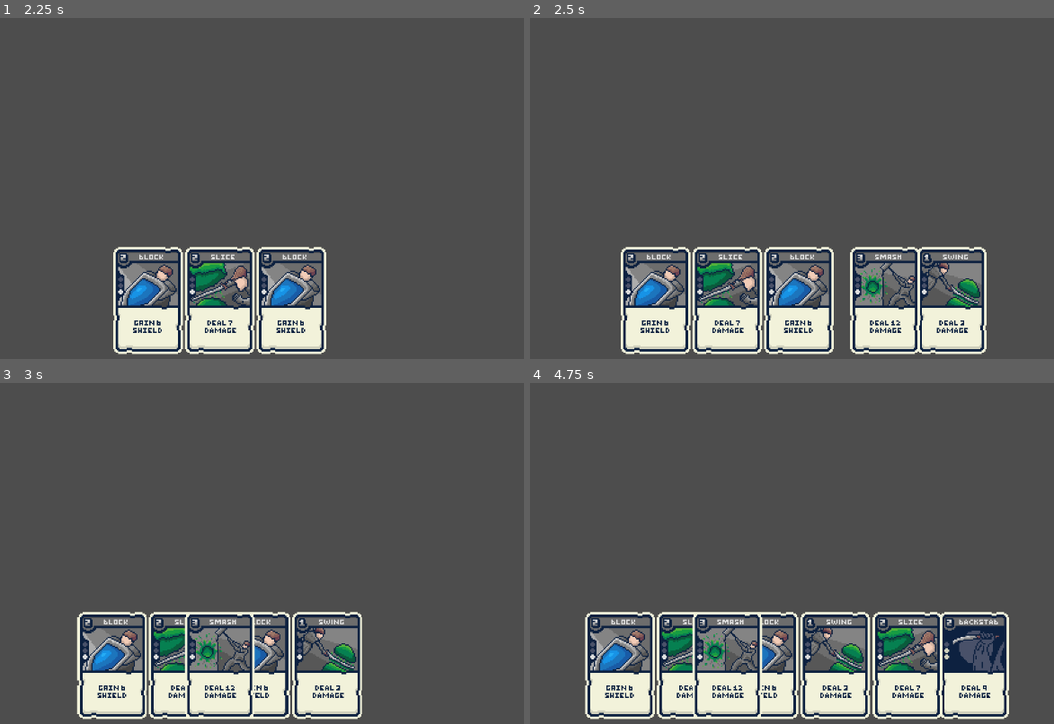
Above: before the commit, frames 1-4 (two rows, left to right).
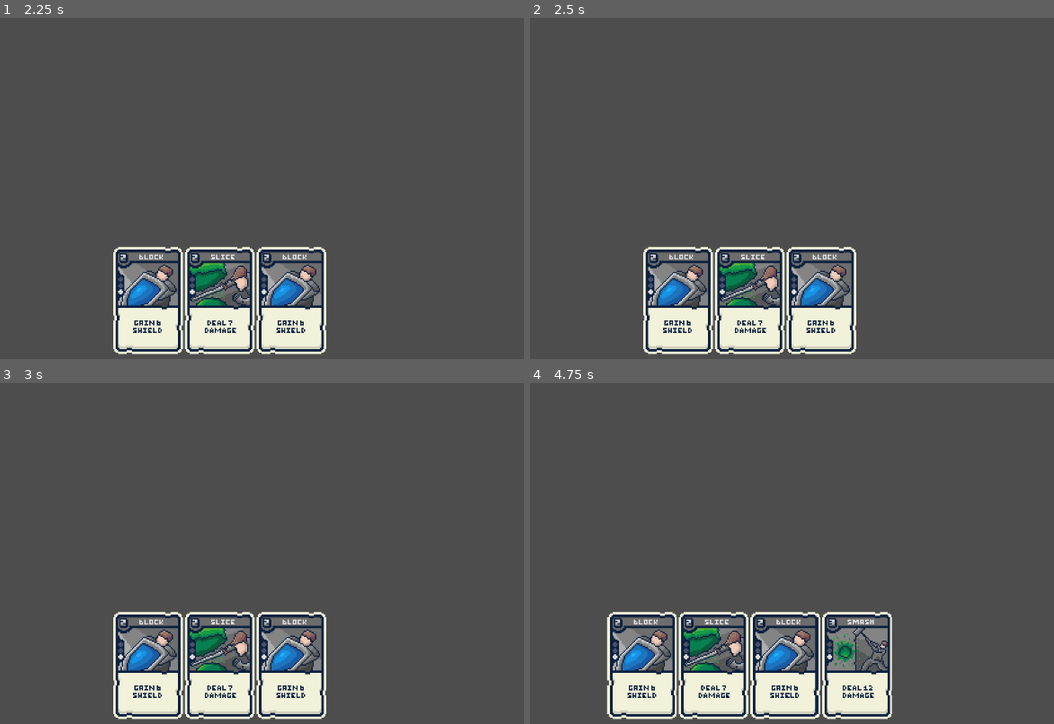
Above: after the commit, the same moments.

Repository: Fredeblok0912/Card_game
Game: Godot game, scene res://menu.tscn
Two runs of this game, one before a commit and one after it. Both use one fixed random seed, a clock stepped at 60 frames per second and the inputs below.
Inputs:
- Up to frame 1 (2.25 s): click "Start Game" at 0.5 s; hold Down (ui_down) from 2.03 s (still down)
- Up to frame 2 (2.5 s): keep holding Down (ui_down)
- Up to frame 3 (3 s): release Down (ui_down) at 2.78 s
- Up to frame 4 (4.75 s): tap Enter at 4.25 s; hold Down (ui_down) from 4.28 s (still down)

Frame 1 is identical in both runs. In frame 2, 16% of the frame differs, in the area x 17-88%, y 67-99%; in frame 3, 10%; in frame 4, 17%, in the area x 10-92%, y 67-99%.

Commit message:
fixed it :3

Diff:
--- a/Gamecode.gd
+++ b/Gamecode.gd
@@ -4,14 +4,9 @@
 func Card_played(ID) -> void:
 	print(Cardlist.card_database[ID])
 
-
-
-
-
 func gamestart():
 	Cardlist.current_decklist.shuffle()
 	draw_cards(3)
-
 
 func draw_cards(n: int):
 	for i in range(n):
@@ -69,5 +64,7 @@
 
 #Midlertid kode for at trække kort på input
 func _input(event):
-	if event.is_action_pressed("ui_down"):
+	if event.is_action_released("ui_down"):
+		print("draw inputted")
+		print("INPUT fired from:", self.get_path())
 		draw_cards(1)
--- a/game.tscn
+++ b/game.tscn
@@ -1,8 +1,7 @@
-[gd_scene load_steps=4 format=3 uid="uid://d3ga24fd88bfi"]
+[gd_scene load_steps=3 format=3 uid="uid://d3ga24fd88bfi"]
 
 [ext_resource type="Script" uid="uid://lhlamou0ygmt" path="res://game.gd" id="1_e2o6t"]
 [ext_resource type="Script" uid="uid://bd08kuho0r3mb" path="res://Cardlist.gd" id="1_feb5d"]
-[ext_resource type="Script" uid="uid://i0rkma20x0j5" path="res://Gamecode.gd" id="3_feb5d"]
 
 [node name="Game" type="Node2D"]
 script = ExtResource("1_e2o6t")
@@ -12,6 +11,3 @@
 
 [node name="GameCamera" type="Camera2D" parent="."]
 position = Vector2(576, 0)
-
-[node name="Gamecode" type="Node2D" parent="."]
-script = ExtResource("3_feb5d")
